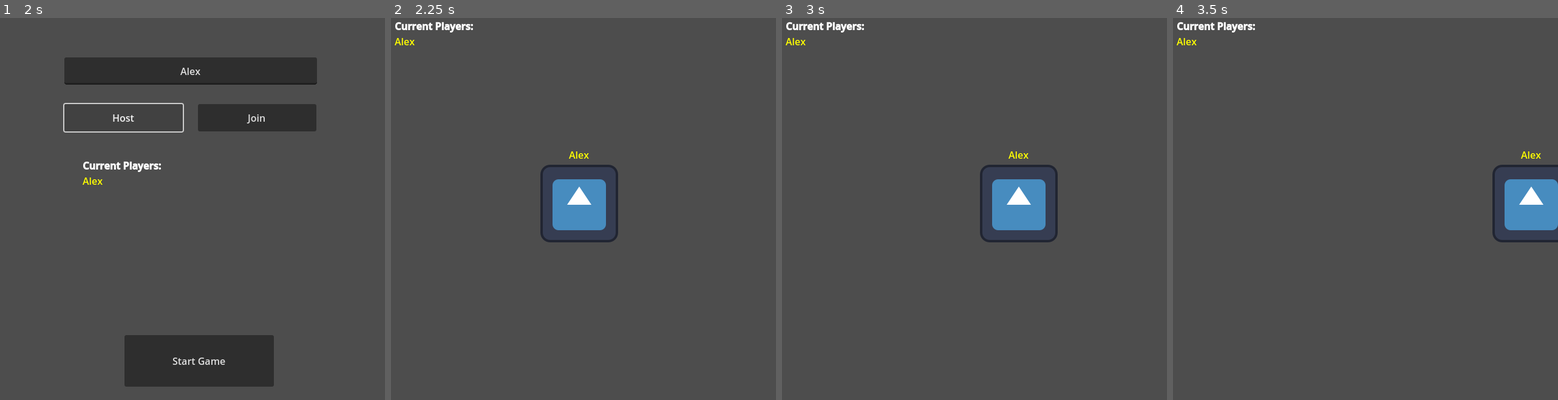
Above: before the commit, frames 1-4 (left to right).
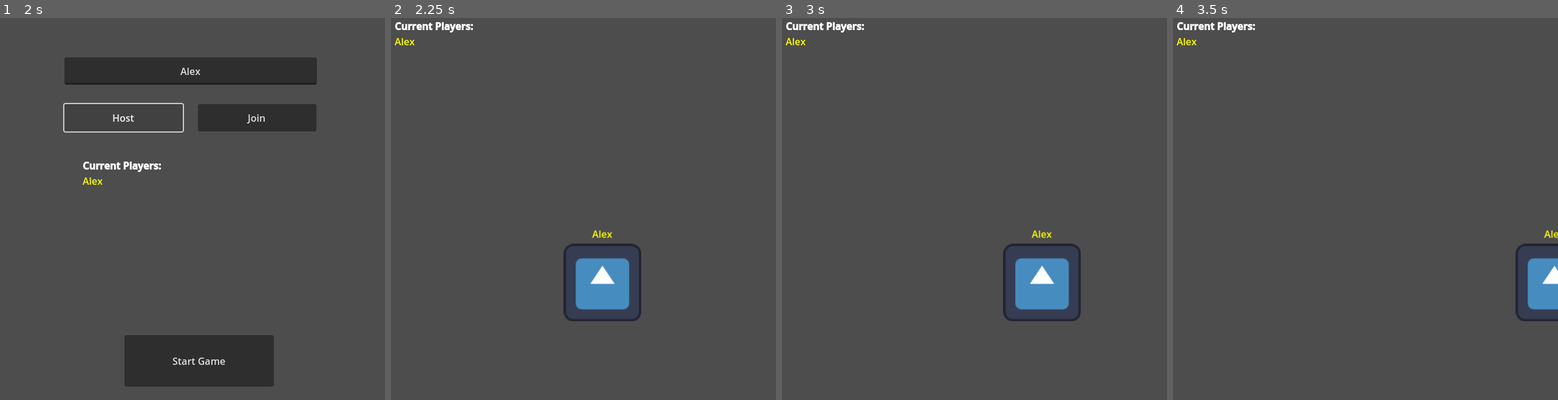
Above: after the commit, the same moments.

Repository: Lai-Cheuk-Hei/ENetMultiplayerDemo
Game: Godot game, scene res://multiplayer_test.tscn
Same seed, same stepped clock (60 frames per second), same inputs: the game is played once before the commit and once after it. The engine's default icon, where the game draws it, is replaced by a stand-in: a white triangle on a blue panel in a dark square.
Inputs (mouse positions are in pixels of both pictures, inside the frame that each line leads up to):
- Up to frame 1 (2 s): click (192, 71) at 0.52 s; type "Alex" at 0.6 s; click "Host" at 1.25 s
- Up to frame 2 (2.25 s): click "Start Game" at 2 s
- Up to frame 3 (3 s): tap Enter at 2.75 s; hold Right (ui_right) from 2.78 s (still down)
- Up to frame 4 (3.5 s): keep holding Right (ui_right)

Frame 1 is identical in both runs. In frame 2, 4.8% of the frame differs, in the area x 38-65%, y 34-80%; in frame 3, 4.8%; in frame 4, 3.6%.
Error before the commit: Invalid operands 'String' and 'int' in operator '+'. (res://Multiplayer_Test.gd:21)

Commit message:
bug fixes

Diff:
--- a/Multiplayer_Test.gd
+++ b/Multiplayer_Test.gd
@@ -1,4 +1,4 @@
-extends Node2D
+extends Control
 
 var peer = ENetMultiplayerPeer.new()
 @export var player_scene: PackedScene
@@ -18,7 +18,7 @@
 func hostGame():
 	var error = peer.create_server(port)
 	if error != OK:
-		print("cannot host: " + error)
+		print("cannot host: " + str(error))
 		return
 	else:
 		print("Now hosting on: " + Address + ":" + str(port))
@@ -61,16 +61,15 @@
 		for i in GameManager.Players:
 			SendPlayerInformation.rpc(GameManager.Players[i].name, i)
 
-	for i in $PlayerList.get_children():
-		if i != $PlayerList/Header:
-			i.queue_free()
+	for i in $PlayerList/VBoxContainer.get_children():
+		i.queue_free()
 
 	for i in GameManager.Players:
 		var label = Label.new()
 		label.text = GameManager.Players[i].name
 		if(multiplayer.get_unique_id() == GameManager.Players[i].id):
 			label.add_theme_color_override("font_color", Color(1,1,0,1))
-		$PlayerList.add_child(label)
+		$PlayerList/VBoxContainer.add_child(label)
 
 
 func _on_join_pressed():
--- a/game_scene.gd
+++ b/game_scene.gd
@@ -1,9 +1,11 @@
-extends Node2D
+extends Control
 
 @export var PlayerScene : PackedScene
+var rng = RandomNumberGenerator.new()
 
 # Called when the node enters the scene tree for the first time.
 func _ready():
+
 	#print(GameManager.Players)
 	for i in GameManager.Players:
 		#print(i)
@@ -11,12 +13,14 @@
 		label.text = GameManager.Players[i].name
 		if(multiplayer.get_unique_id() == GameManager.Players[i].id):
 			label.add_theme_color_override("font_color", Color(1,1,0,1))
-		$PlayerList.add_child(label)
+		$PlayerList/VBoxContainer.add_child(label)
 
 		var currentPlayer = PlayerScene.instantiate()
 		currentPlayer.name = str(GameManager.Players[i].id)
 		currentPlayer.player_name = str(GameManager.Players[i].name)
-		currentPlayer.position = Vector2(324.0, 324.0)
+		var rng_x = rng.randf_range(128.0, self.size.x - 128.0)
+		var rng_y = rng.randf_range(128.0, self.size.y - 128.0)
+		currentPlayer.position = Vector2(rng_x, rng_y)
 		add_child(currentPlayer)
 	pass # Replace with function body.
 
--- a/game_scene.tscn
+++ b/game_scene.tscn
@@ -3,7 +3,13 @@
 [ext_resource type="Script" path="res://game_scene.gd" id="1_b3pgt"]
 [ext_resource type="PackedScene" uid="uid://ik81h2ecd2a0" path="res://basic_player.tscn" id="2_abvnl"]
 
-[node name="GameScene" type="Node2D"]
+[node name="GameScene" type="Control"]
+layout_mode = 3
+anchors_preset = 15
+anchor_right = 1.0
+anchor_bottom = 1.0
+grow_horizontal = 2
+grow_vertical = 2
 script = ExtResource("1_b3pgt")
 PlayerScene = ExtResource("2_abvnl")
 
@@ -21,3 +27,6 @@
 offset_top = 45.0
 offset_right = 320.0
 offset_bottom = 335.0
+
+[node name="VBoxContainer" type="VBoxContainer" parent="PlayerList"]
+layout_mode = 2
--- a/multiplayer_test.tscn
+++ b/multiplayer_test.tscn
@@ -3,7 +3,13 @@
 [ext_resource type="Script" path="res://Multiplayer_Test.gd" id="1_y4w2h"]
 [ext_resource type="PackedScene" uid="uid://ik81h2ecd2a0" path="res://basic_player.tscn" id="2_u8xdv"]
 
-[node name="Multiplayer_Test" type="Node2D"]
+[node name="Multiplayer_Test" type="Control"]
+layout_mode = 3
+anchors_preset = 15
+anchor_right = 1.0
+anchor_bottom = 1.0
+grow_horizontal = 2
+grow_vertical = 2
 script = ExtResource("1_y4w2h")
 player_scene = ExtResource("2_u8xdv")
 
@@ -53,6 +59,9 @@
 offset_right = 450.0
 offset_bottom = 515.0
 
+[node name="VBoxContainer" type="VBoxContainer" parent="PlayerList"]
+layout_mode = 2
+
 [connection signal="pressed" from="Host" to="." method="_on_host_pressed"]
 [connection signal="pressed" from="Join" to="." method="_on_join_pressed"]
 [connection signal="text_changed" from="TextEdit" to="." method="_on_text_edit_text_changed"]
